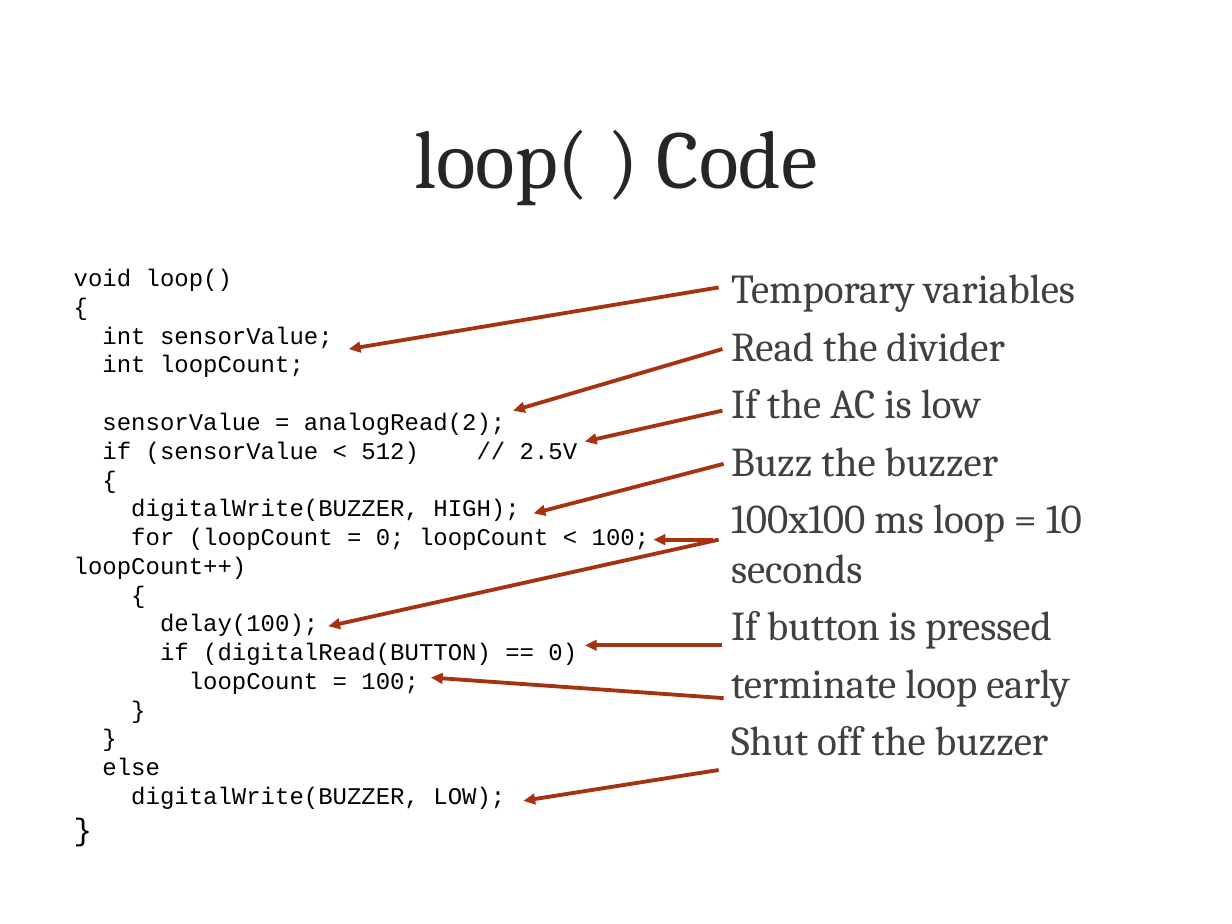
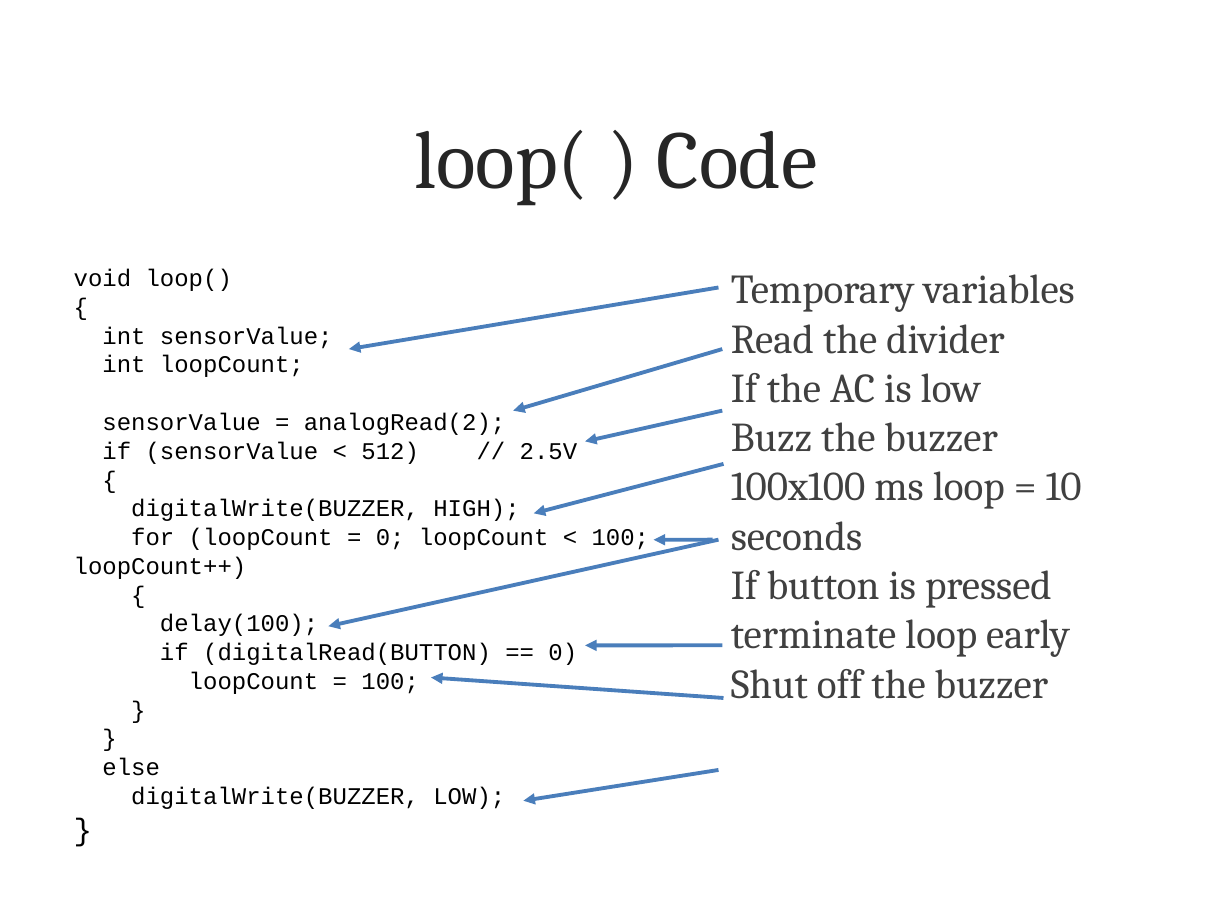
Before and after one commit to land-boards/lb-Arduino-Code, a slide deck: slide 19 of WakeUp/WakeUp_State/Wake Me Up.pptx. Drawn at 1232x924 pixels with LibreOffice and Linux fonts; fonts in the diff are those of the drawing; background and template pictures are left out. Boxes give left, top, right and bottom in pixels: in the first picture for what was removed or moved away, otherwise in the second. Text is boxed around its words. In the diff, an @@ line names an element or a change of style, - is before the commit and + after.

```diff
--- a/WakeUp/WakeUp_State/Wake Me Up.pptx
+++ b/WakeUp/WakeUp_State/Wake Me Up.pptx
@@ text "Temporary variables" at [731,274,1082,699]: less space between paragraphs @@
@@ arrow (718, 287) - (349, 349): stroke #A63212 2.25 pt to #4B7EBC 2.24 pt @@
@@ arrow (722, 349) - (514, 410): stroke #A63212 2.25 pt to #4B7EBC 2.24 pt @@
@@ arrow (722, 410) - (585, 441): stroke #A63212 2.25 pt to #4B7EBC 2.24 pt @@
@@ arrow (723, 464) - (533, 514): stroke #A63212 2.25 pt to #4B7EBC 2.24 pt @@
@@ arrow (718, 540) - (329, 626): stroke #A63212 2.25 pt to #4B7EBC 2.24 pt @@
@@ arrow (712, 540) - (654, 540): stroke #A63212 2.25 pt to #4B7EBC 2.24 pt @@
@@ arrow (722, 646) - (585, 646): stroke #A63212 2.25 pt to #4B7EBC 2.24 pt @@
@@ arrow (723, 699) - (431, 678): stroke #A63212 2.25 pt to #4B7EBC 2.24 pt @@
@@ arrow (718, 770) - (524, 801): stroke #A63212 2.25 pt to #4B7EBC 2.24 pt @@
```
Also in this commit, not shown: 23 other slides changed, 1 other file.
